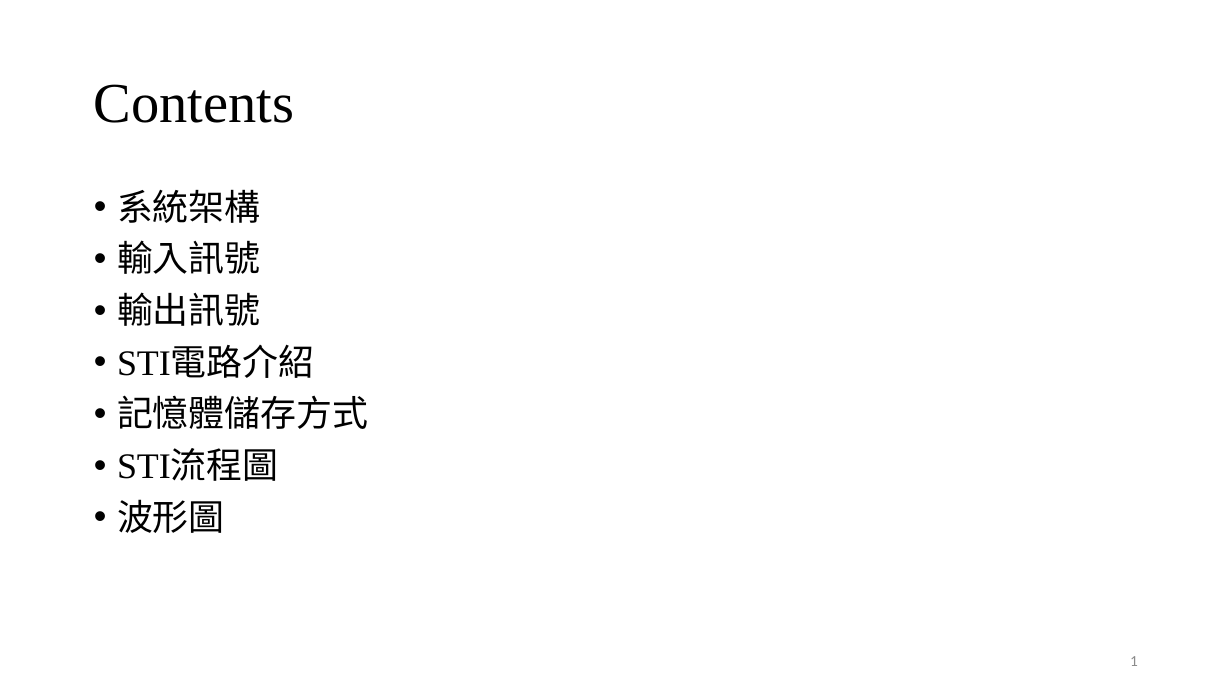
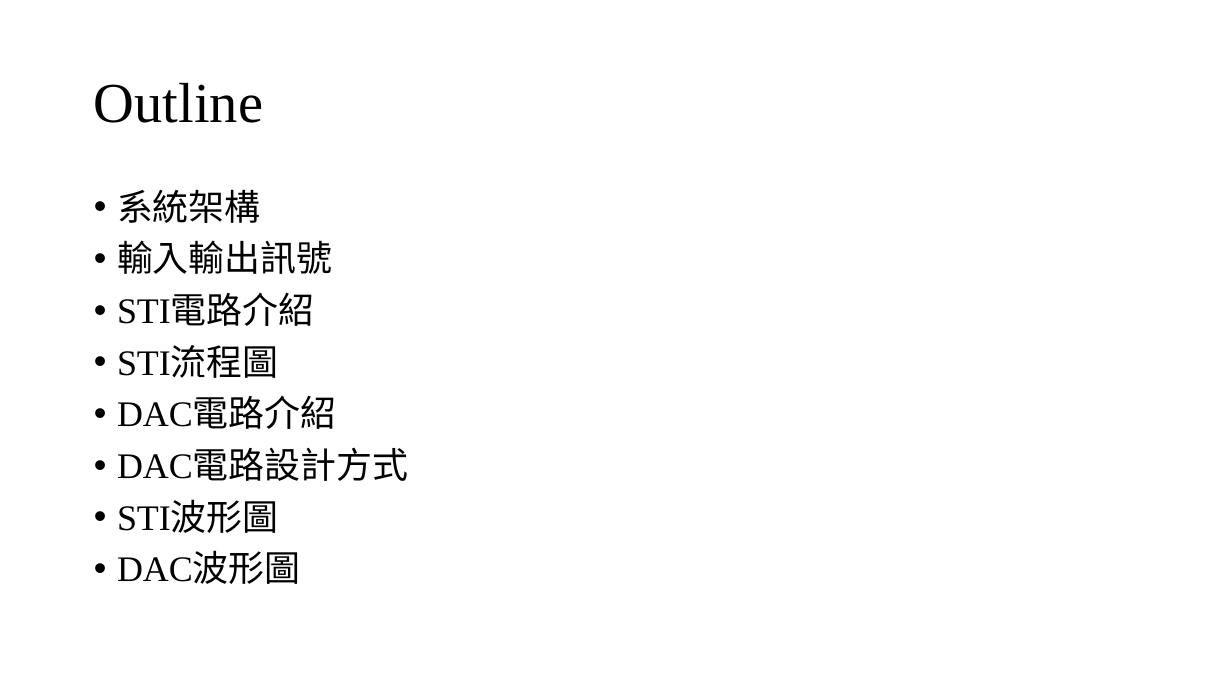
Before and after one commit to Chi-Yung/Chi-Yung, a slide deck: slide 2 of 報告.pptx. Drawn at 1232x693 pixels with LibreOffice and Linux fonts; fonts in the diff are those of the drawing. Boxes give left, top, right and bottom in pixels: in the first picture for what was removed or moved away, otherwise in the second. Text is boxed around its words. In the diff, an @@ line names an element or a change of style, - is before the commit and + after.

```diff
--- a/報告.pptx
+++ b/報告.pptx
@@ title at [94, 82, 263, 123]: text changed @@
-Contents
+Outline
@@ text at [117, 240, 332, 274]: text changed @@
-• 輸入訊號
-• 輸出訊號
+• 輸入輸出訊號
@@ text at [117, 395, 368, 429]: paragraph removed @@
-• 記憶體儲存方式
@@ text at [117, 399, 408, 584]: text changed; font Noto Sans CJK SC to Times New Roman @@
-• 波形圖
+• DAC電路介紹
+• DAC電路設計方式
+• STI波形圖
+• DAC波形圖
@@ page number removed at [1130, 656, 1138, 666] @@
-1
```
Also in this commit, not shown: 9 other slides changed, 5 slides added, 3 slides removed.
